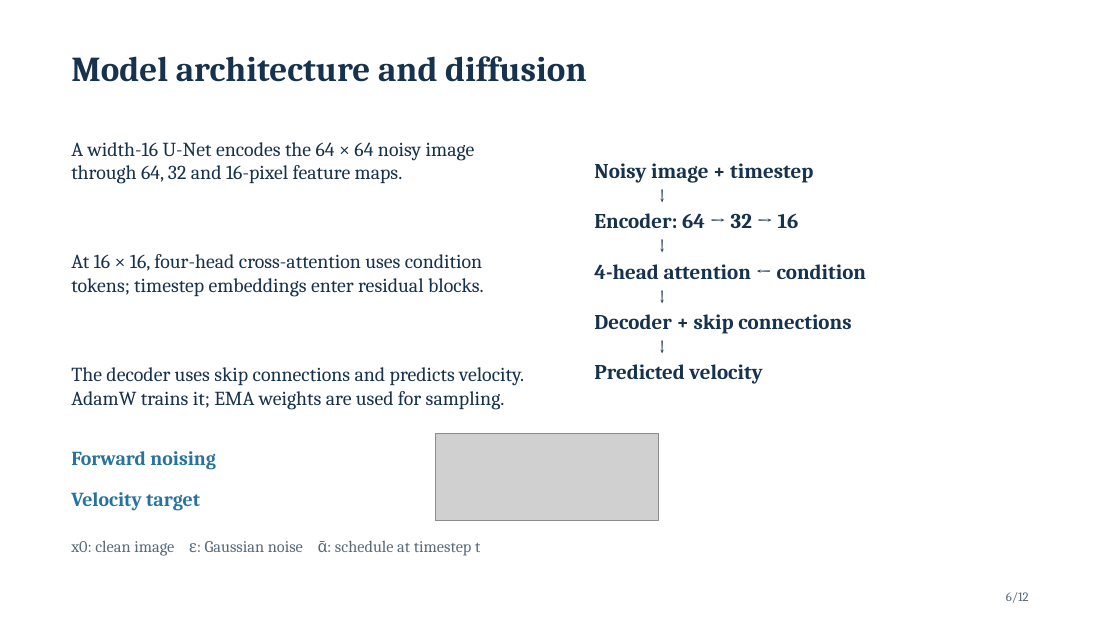
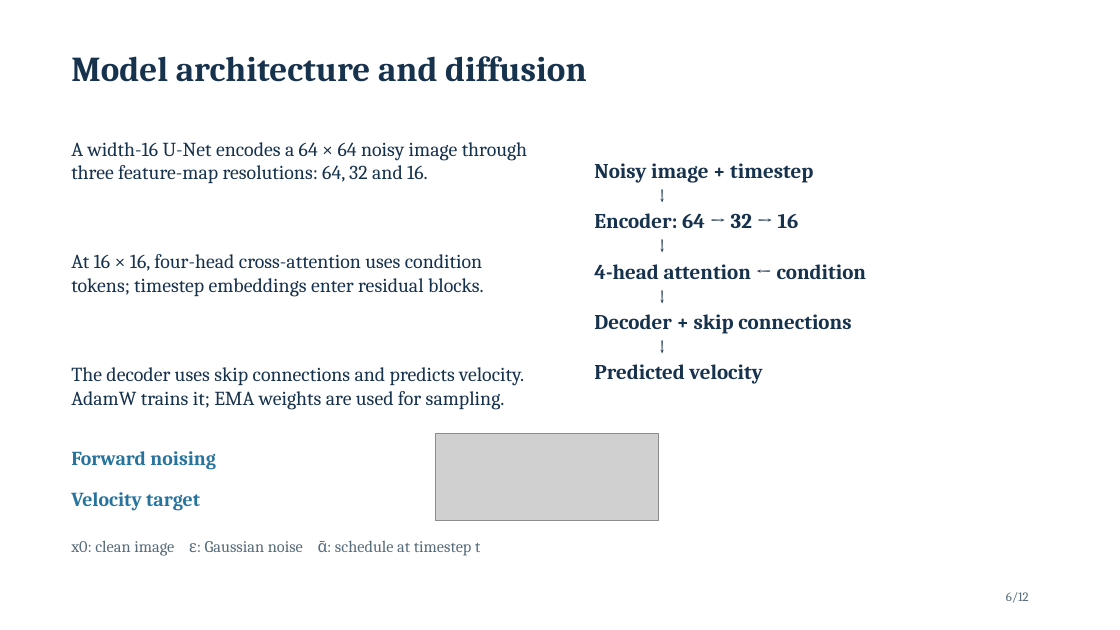
Before and after one commit to Space-Dev0/muadib, a slide deck: slide 6 of presentation/powerpoint/submission-final.pptx. Drawn at 1120x630 pixels with LibreOffice and Linux fonts; fonts in the diff are those of the drawing; grey boxes stand for pictures. Boxes give left, top, right and bottom in pixels: in the first picture for what was removed or moved away, otherwise in the second. Text is boxed around its words. In the diff, an @@ line names an element or a change of style, - is before the commit and + after.

```diff
--- a/presentation/powerpoint/submission-final.pptx
+++ b/presentation/powerpoint/submission-final.pptx
@@ text at (71,142,527,184): text changed @@
-A width-16 U-Net encodes the 64 × 64 noisy image through 64, 32 and 16-pixel feature maps.
+A width-16 U-Net encodes a 64 × 64 noisy image through three feature-map resolutions: 64, 32 and 16.
```
Also in this commit, not shown: 11 other slides changed, 1 other file.
